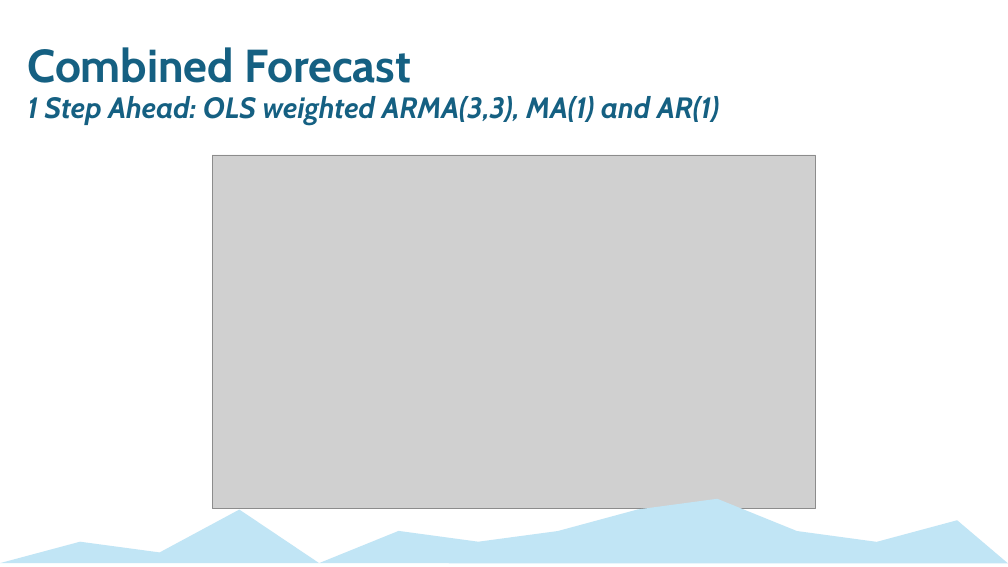
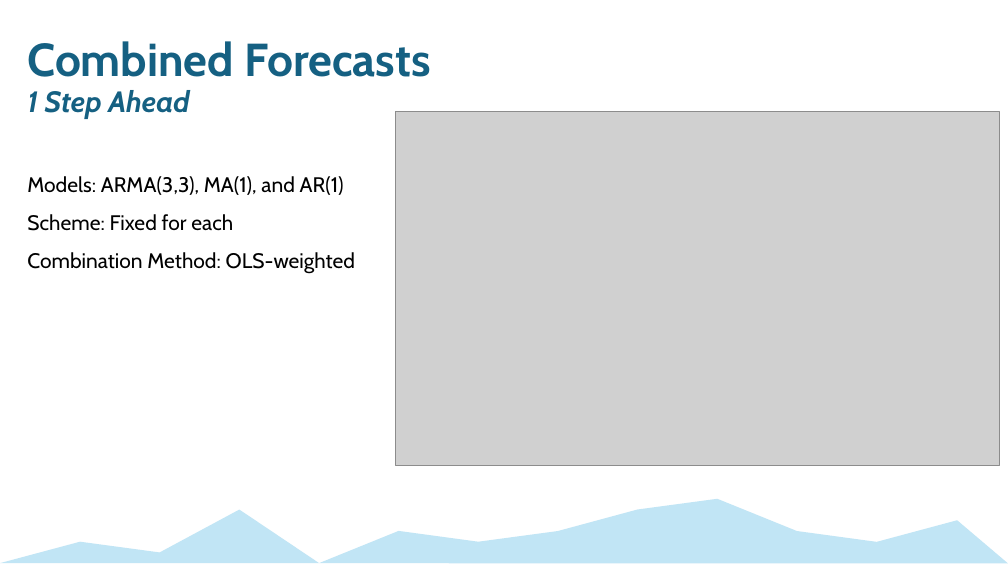
Before and after one commit to mckenzie-maidl/data5305-traffic-predictions, a slide deck: slide 18 of Presentations/Forecasting_ECON 5305_Final Presentation.pptx (slide 20 before the commit). Drawn at 1008x567 pixels with LibreOffice and Linux fonts; fonts in the diff are those of the drawing; grey boxes stand for pictures. Boxes give left, top, right and bottom in pixels: in the first picture for what was removed or moved away, otherwise in the second. Text is boxed around its words. In the diff, an @@ line names an element or a change of style, - is before the commit and + after.

```diff
--- a/Presentations/Forecasting_ECON 5305_Final Presentation.pptx
+++ b/Presentations/Forecasting_ECON 5305_Final Presentation.pptx
@@ text at [27,41,431,274]: text changed; size 28 to 20 pt; text colour #156082 to #000000; bold off; italic off @@
-Combined Forecast
-1 Step Ahead: OLS weighted ARMA(3,3), MA(1) and AR(1)
+Combined Forecasts
+1 Step Ahead
+Models: ARMA(3,3), MA(1), and AR(1)
+Scheme: Fixed for each
+Combination Method: OLS-weighted
@@ picture: place and size @@
-picture at [212,155,817,509]
+picture at [395,112,1000,466]
```
Also in this commit, not shown: 12 other slides changed, 1 slide added, 3 slides removed, 1 other file.
